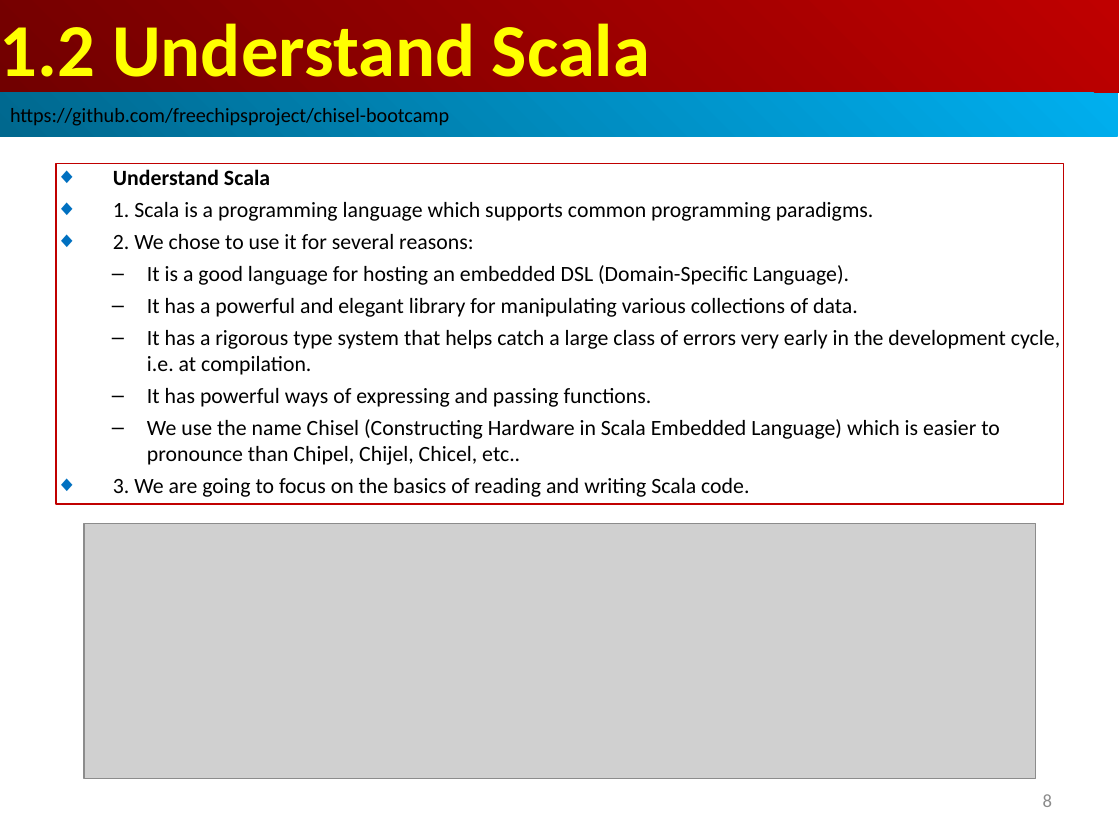
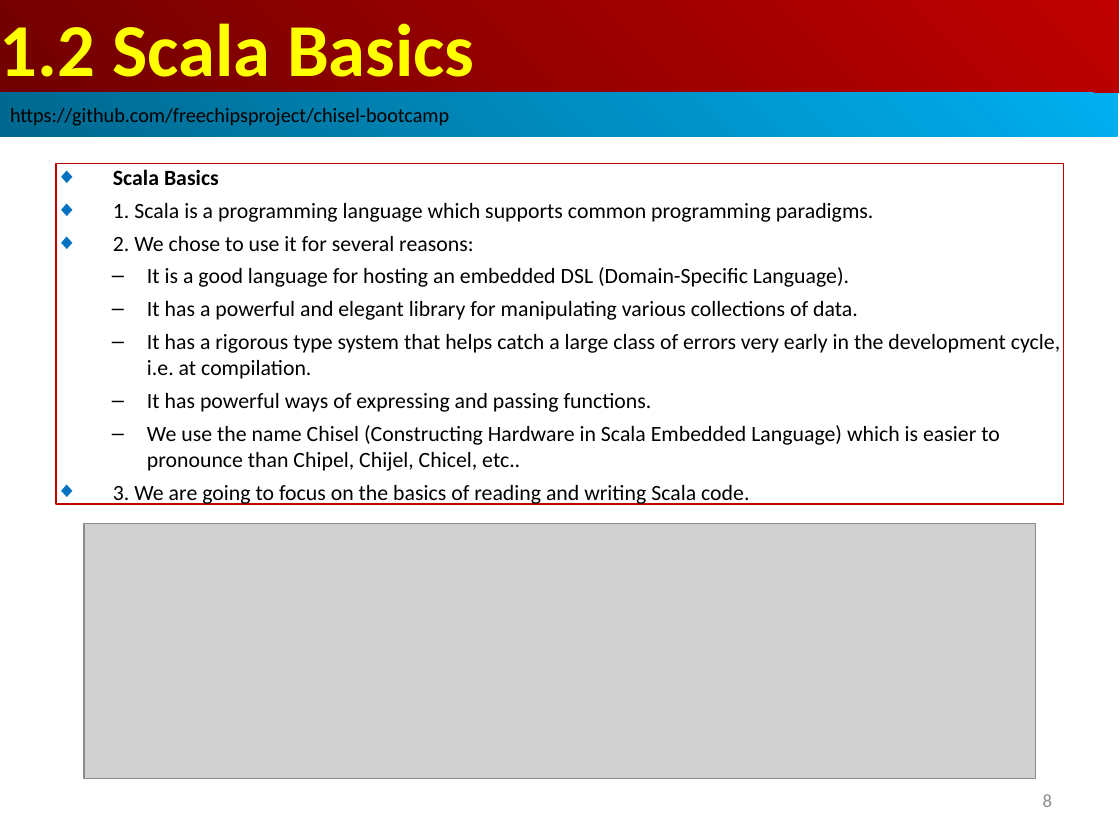
Before and after one commit to peterhchen/AIU_CS800_Chisel, a slide deck: slide 8 of 300_UCB_BC/001_Scala/000_Video/001_Scala.ppt. Drawn at 1120x840 pixels with LibreOffice and Linux fonts; fonts in the diff are those of the drawing; grey boxes stand for pictures. Boxes give left, top, right and bottom in pixels: in the first picture for what was removed or moved away, otherwise in the second. Text is boxed around its words. In the diff, an @@ line names an element or a change of style, - is before the commit and + after.

```diff
--- a/300_UCB_BC/001_Scala/000_Video/001_Scala.ppt
+++ b/300_UCB_BC/001_Scala/000_Video/001_Scala.ppt
@@ text in rectangle at (0, 23, 475, 93): text changed @@
-1.2 Understand Scala
+1.2 Scala Basics
@@ text in rectangle at (113, 169, 219, 185): text changed @@
-◆ Understand Scala
+◆ Scala Basics
```
Also in this commit, not shown: 4 other slides changed, 9 slides added.
